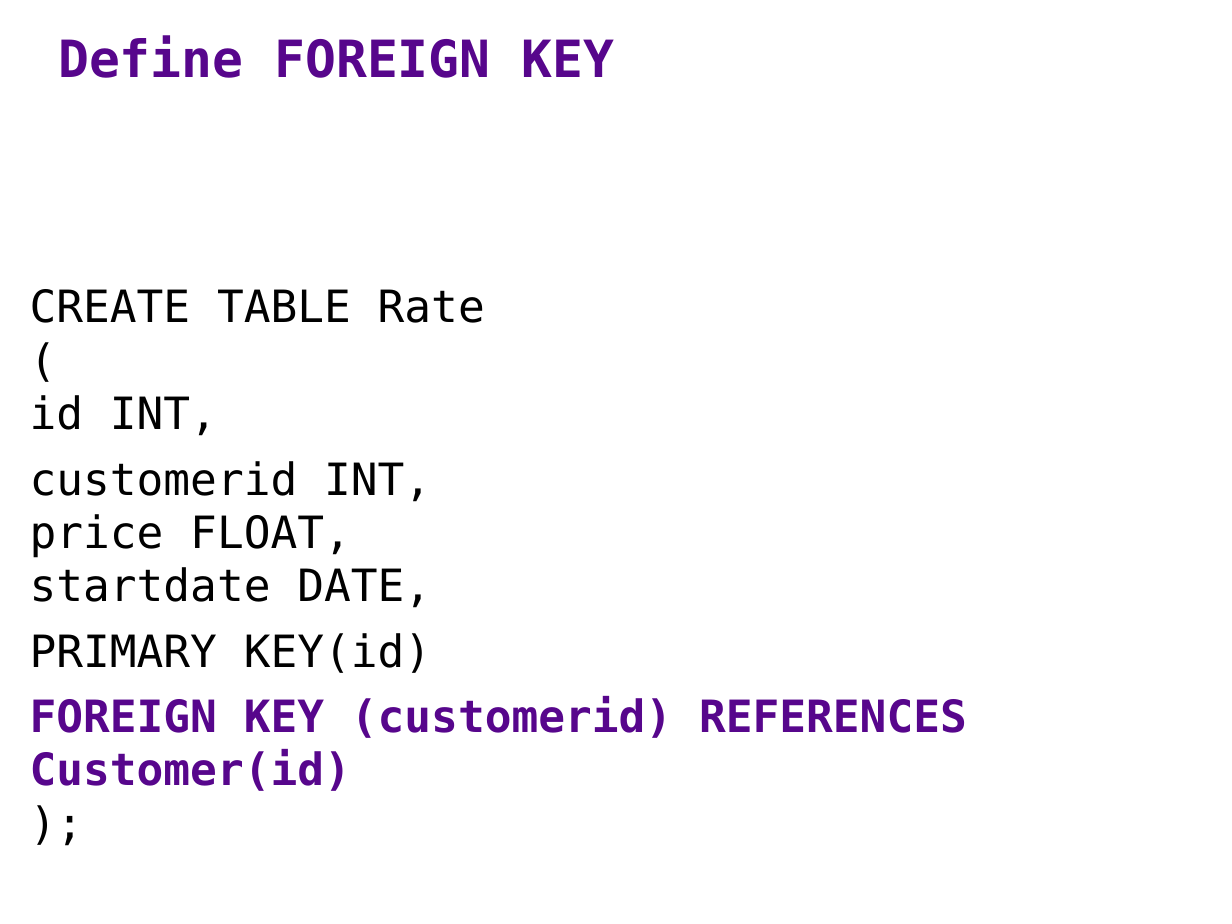
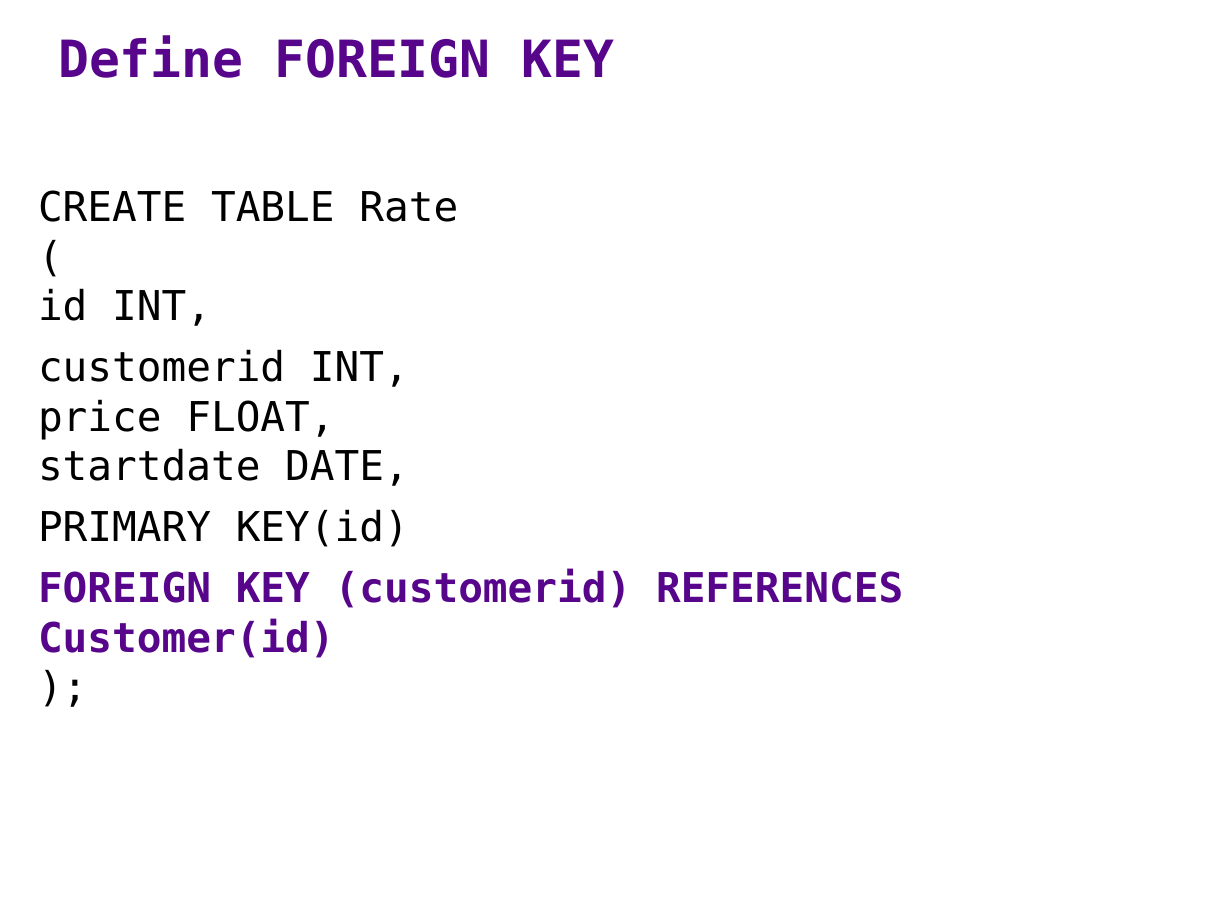
Before and after one commit to ipeirotis/introduction-to-databases, a slide deck: slide 5 of session1/A4-ER_modeling-CreateTablesInSQL.pptx. Drawn at 1232x924 pixels with LibreOffice and Linux fonts; fonts in the diff are those of the drawing. Boxes give left, top, right and bottom in pixels: in the first picture for what was removed or moved away, otherwise in the second. Text is boxed around its words. In the diff, an @@ line names an element or a change of style, - is before the commit and + after.

```diff
--- a/session1/A4-ER_modeling-CreateTablesInSQL.pptx
+++ b/session1/A4-ER_modeling-CreateTablesInSQL.pptx
@@ text "CREATE TABLE Rate ( id ...": place and size @@
-text "CREATE TABLE Rate ( id ..." at (30, 289, 967, 791)
+text "CREATE TABLE Rate ( id ..." at (38, 190, 903, 658)
@@ text "CREATE TABLE Rate ( id ..." at (38, 190, 903, 658): size 26 to 24 pt @@
```
Also in this commit, not shown: 1 other slide changed.
